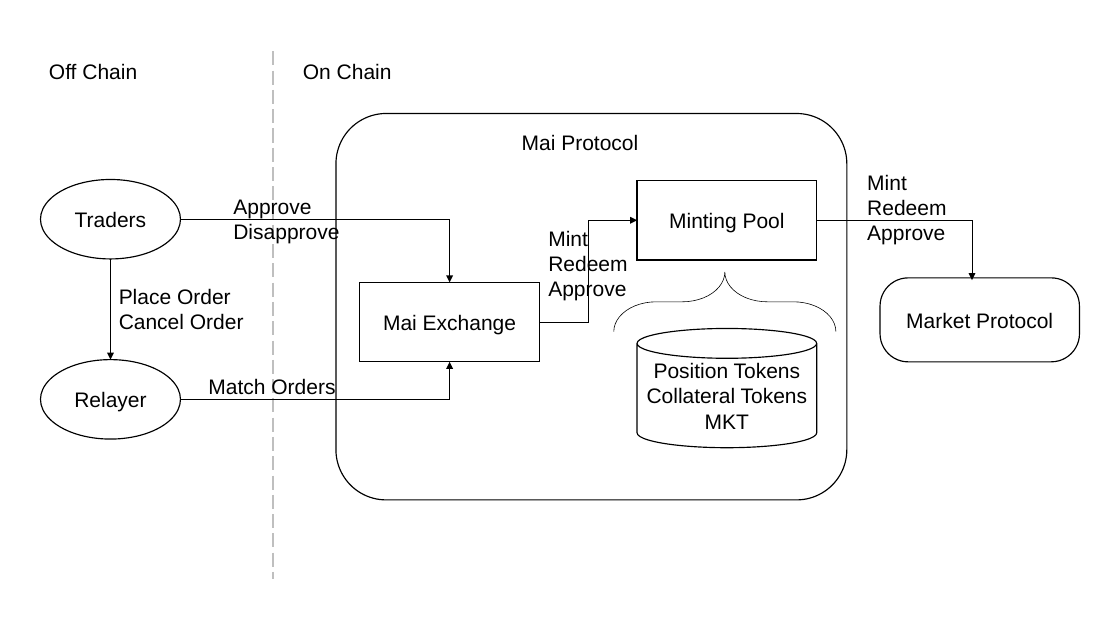
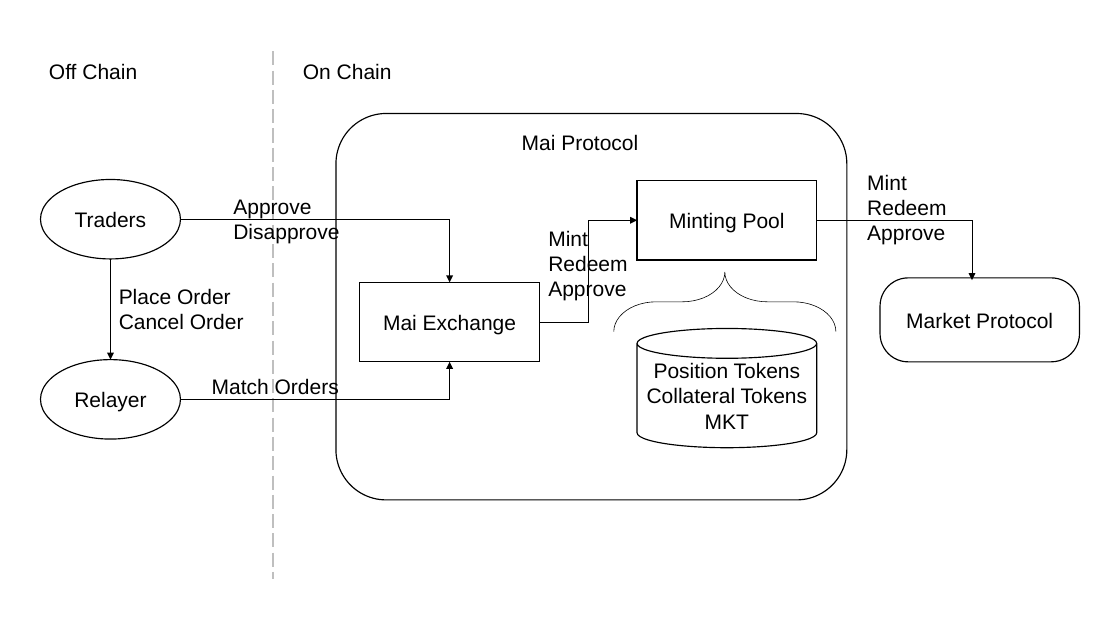
Before and after one commit to mcdexio/documents, a slide deck: slide 1 of en/asset/mai-arch.pptx. Drawn at 1120x630 pixels with LibreOffice and Linux fonts; fonts in the diff are those of the drawing. Boxes give left, top, right and bottom in pixels: in the first picture for what was removed or moved away, otherwise in the second. Text is boxed around its words. In the diff, an @@ line names an element or a change of style, - is before the commit and + after.

```diff
--- a/en/asset/mai-arch.pptx
+++ b/en/asset/mai-arch.pptx
@@ text "Match Orders": place and size @@
-text "Match Orders" at [208,378,335,399]
+text "Match Orders" at [212,378,339,399]
```
Also in this commit, not shown: 1 other slide changed, 2 other files.
